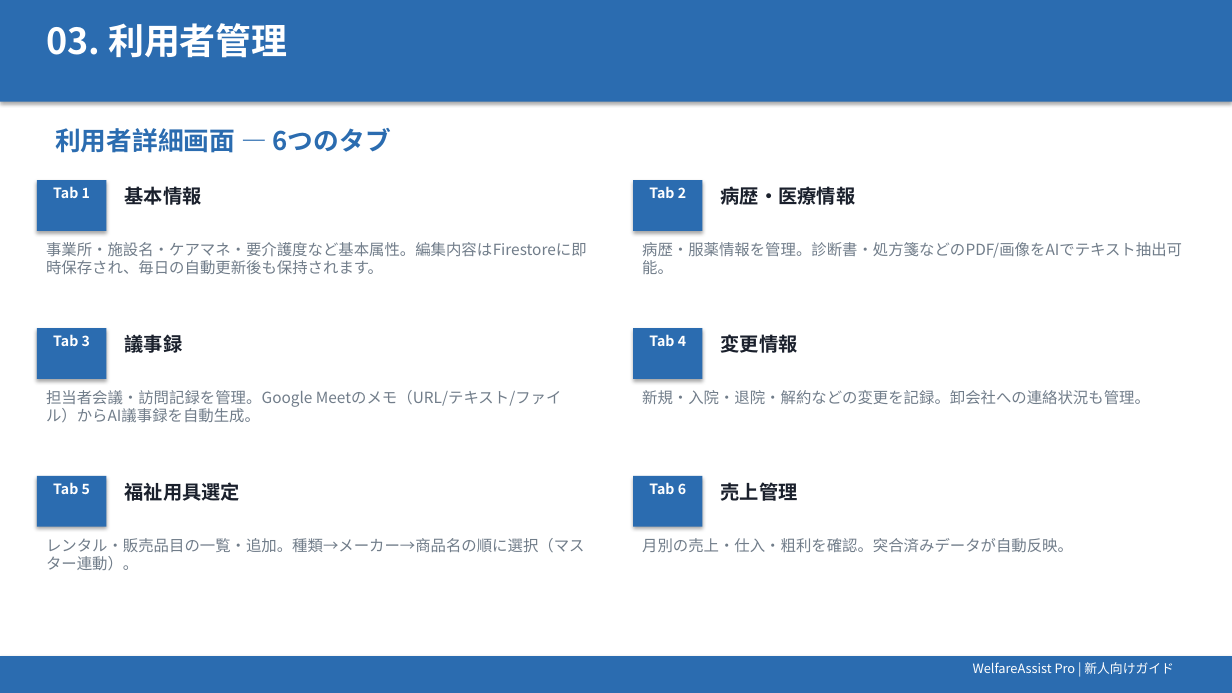
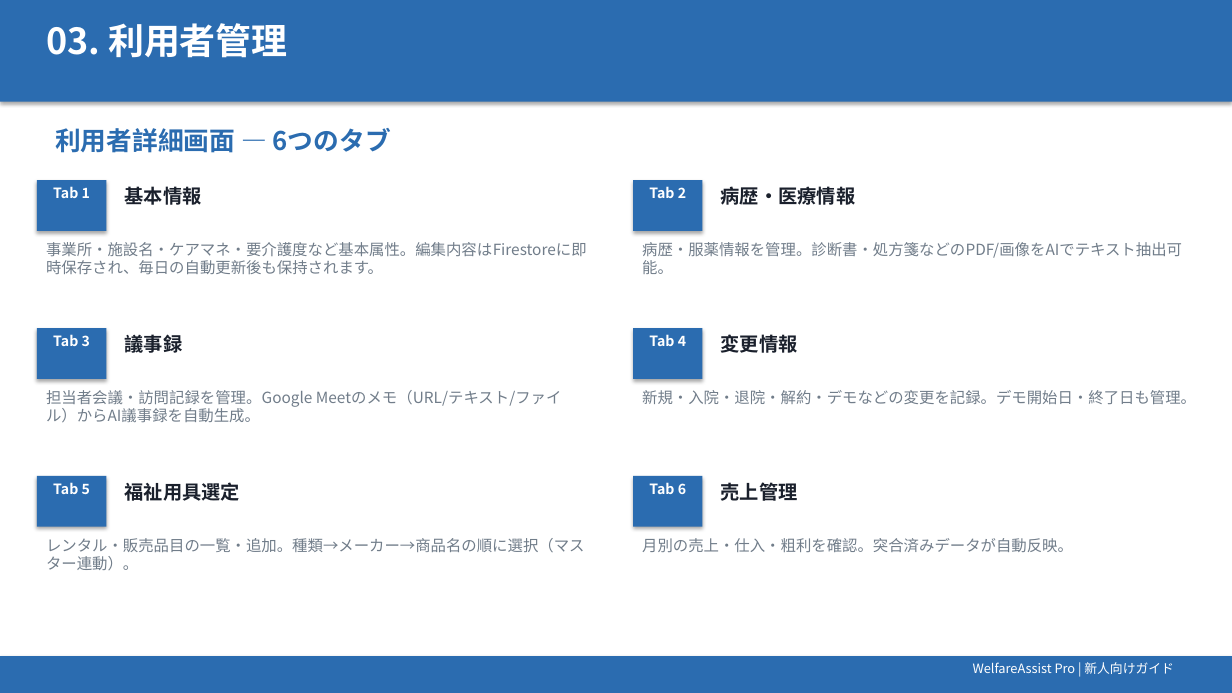
Before and after one commit to yoriko-kikunaga/welfare-assist-pro, a slide deck: slide 5 of docs/WelfareAssist_Pro_新人向けガイド.pptx. Drawn at 1232x693 pixels with LibreOffice and Linux fonts; fonts in the diff are those of the drawing. Boxes give left, top, right and bottom in pixels: in the first picture for what was removed or moved away, otherwise in the second. Text is boxed around its words. In the diff, an @@ line names an element or a change of style, - is before the commit and + after.

```diff
--- a/docs/WelfareAssist_Pro_新人向けガイド.pptx
+++ b/docs/WelfareAssist_Pro_新人向けガイド.pptx
@@ text at [642, 390, 1196, 404]: text changed @@
-新規・入院・退院・解約などの変更を記録。卸会社への連絡状況も管理。
+新規・入院・退院・解約・デモなどの変更を記録。デモ開始日・終了日も管理。
```
Also in this commit, not shown: 2 other slides changed, 1 other file.
